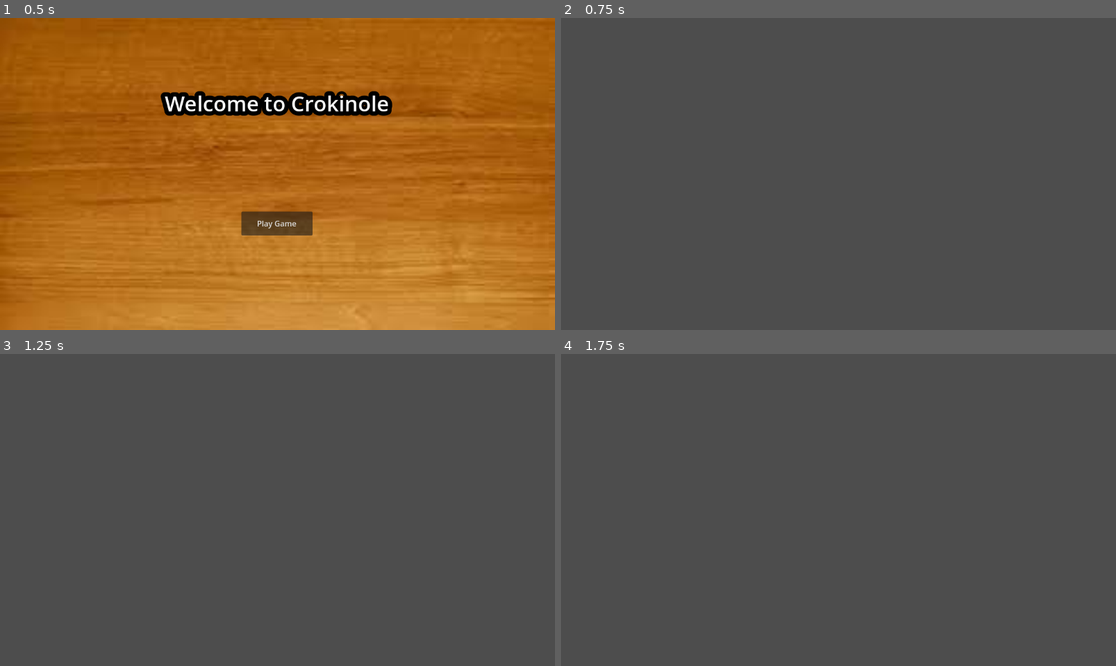
Above: before the commit, frames 1-4 (two rows, left to right).
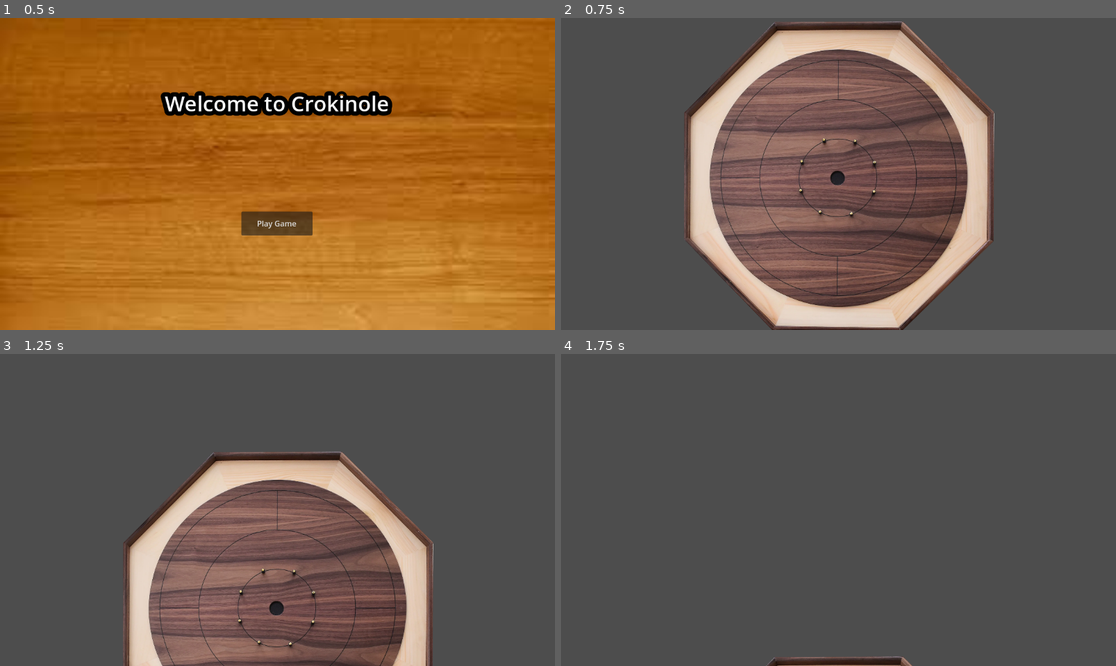
Above: after the commit, the same moments.

Repository: WadeCanavan/Crokinole
Game: Godot game, scene res://Scenes/Title.tscn
Same seed, same stepped clock (60 frames per second), same inputs: the game is played once before the commit and once after it.
Inputs:
- Up to frame 1 (0.5 s): no input
- Up to frame 2 (0.75 s): click "Play Game" at 0.5 s
- Up to frame 3 (1.25 s): no input
- Up to frame 4 (1.75 s): no input

Frame 1 is identical in both runs. In frame 2, 39% of the frame differs, in the area x 22-79%, y 1-100%; in frame 3, 28%; in frame 4, 0.6%.

Commit message:
actually added board to main

Diff:
--- /dev/null
+++ b/Assets/materials/boardMaterial.tres
@@ -0,0 +1,3 @@
+[gd_resource type="CanvasItemMaterial" format=3 uid="uid://jnjifno886sx"]
+
+[resource]
--- /dev/null
+++ b/Scenes/disc.tscn
@@ -0,0 +1,3 @@
+[gd_scene format=3 uid="uid://d2djok8i5ibe8"]
+
+[node name="Main" type="Node2D"]
--- a/Scenes/main.tscn
+++ b/Scenes/main.tscn
@@ -1,3 +1,19 @@
-[gd_scene format=3 uid="uid://cwx8tiulhosp8"]
+[gd_scene load_steps=3 format=3 uid="uid://cwx8tiulhosp8"]
+
+[ext_resource type="Texture2D" uid="uid://di16b63182u02" path="res://Assets/Sprites/crokinoleboard.png" id="1_cmi87"]
+
+[sub_resource type="CircleShape2D" id="CircleShape2D_crb3j"]
+radius = 270.007
 
 [node name="Main" type="Node2D"]
+
+[node name="board" type="RigidBody2D" parent="."]
+
+[node name="Sprite2D" type="Sprite2D" parent="board"]
+position = Vector2(577, 316.039)
+scale = Vector2(0.337744, 0.344079)
+texture = ExtResource("1_cmi87")
+
+[node name="CollisionShape2D" type="CollisionShape2D" parent="board"]
+position = Vector2(576, 320)
+shape = SubResource("CircleShape2D_crb3j")
